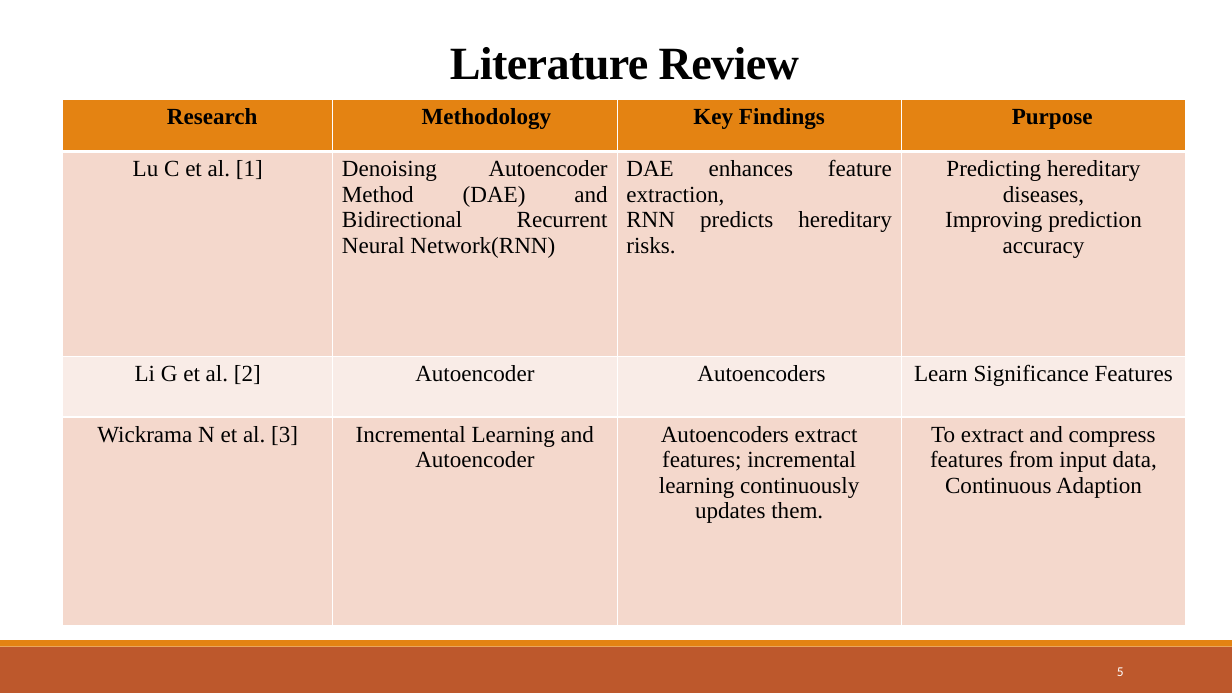
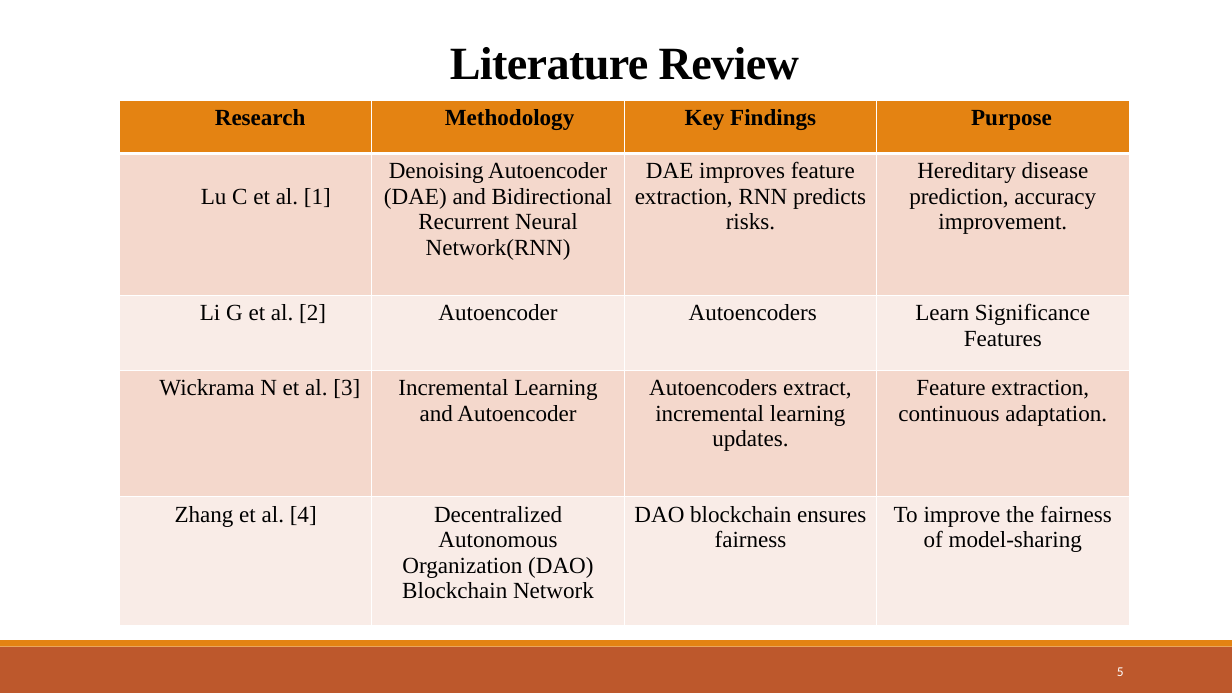
Before and after one commit to Devjethva1111/Metaverse-in-Healthcare, a slide deck: slide 5 of Seminar PPT/23MDS003 - Seminar.pptx. Drawn at 1232x693 pixels with LibreOffice and Linux fonts; fonts in the diff are those of the drawing. Boxes give left, top, right and bottom in pixels: in the first picture for what was removed or moved away, otherwise in the second. Text is boxed around its words. In the diff, an @@ line names an element or a change of style, - is before the commit and + after.

```diff
--- a/Seminar PPT/23MDS003 - Seminar.pptx
+++ b/Seminar PPT/23MDS003 - Seminar.pptx
@@ table at (119, 101, 1128, 626) @@
-row 2: Lu C et al. [1] | Denoising Autoencoder Method (DAE) and Bidirectional Recurrent Neural Network(RNN) | DAE enhances feature extraction, / RNN predicts hereditary risks. | Predicting hereditary diseases, / Improving prediction accuracy
+row 2: Lu C et al. [1] | Denoising Autoencoder (DAE) and Bidirectional Recurrent Neural Network(RNN) | DAE improves feature extraction, RNN predicts risks. | Hereditary disease prediction, accuracy improvement.
-row 4: Wickrama N et al. [3] | Incremental Learning and Autoencoder | Autoencoders extract features; incremental learning continuously updates them. | To extract and compress features from input data, / Continuous Adaption
+row 4: Wickrama N et al. [3] | Incremental Learning and Autoencoder | Autoencoders extract, incremental learning updates. | Feature extraction, continuous adaptation.
+row 5: Zhang et al. [4] | Decentralized Autonomous Organization (DAO) Blockchain Network | DAO blockchain ensures fairness | To improve the fairness of model-sharing
@@ table: place and size @@
-table at (63, 99, 1187, 629)
+table at (119, 101, 1128, 626)
```
Also in this commit, not shown: 12 other slides changed, 6 slides added, 3 other files.
